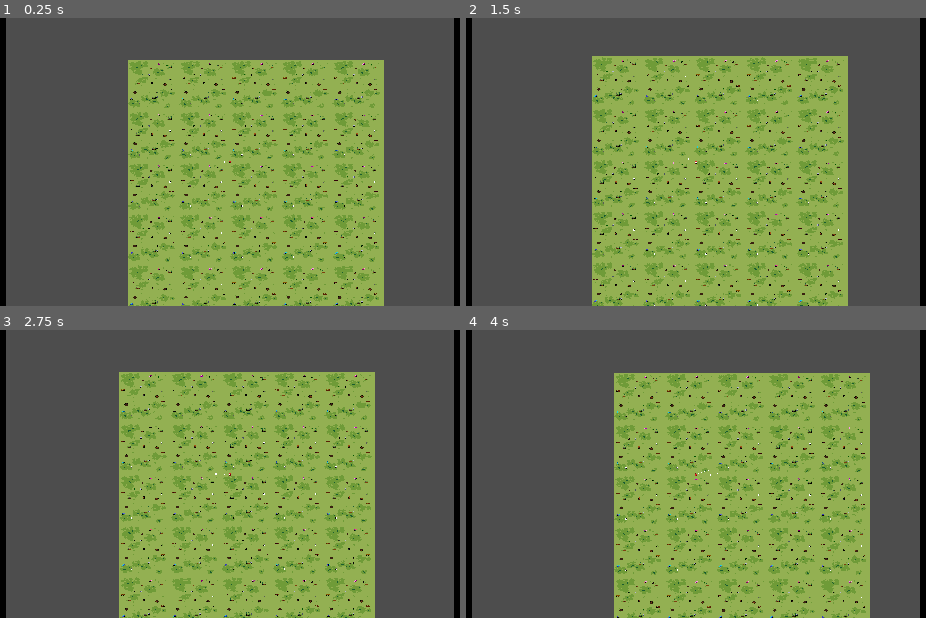
Above: before the commit, frames 1-4 (two rows, left to right).
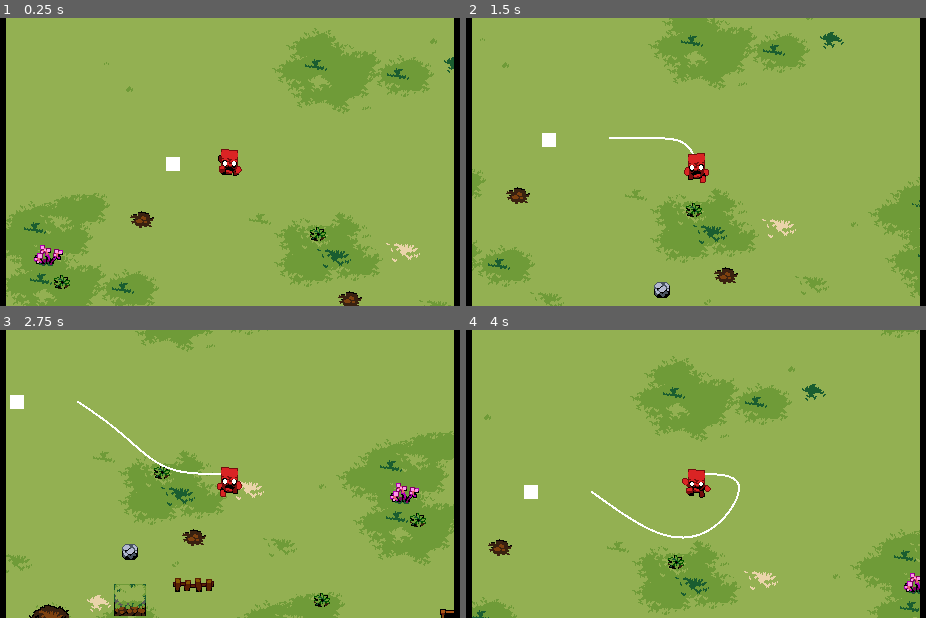
Above: after the commit, the same moments.

Repository: elementary-luke/GMTK2025
Game: Godot game, scene res://scenes/main.tscn
Two runs of this game, one before a commit and one after it. Both use one fixed random seed, a clock stepped at 60 frames per second and the inputs below. The engine's default icon, where the game draws it, is replaced by a stand-in: a white triangle on a blue panel in a dark square.
Inputs:
- Up to frame 1 (0.25 s): no input
- Up to frame 2 (1.5 s): hold Right (right) 0.53-1.28 s; hold Space (main_action) 0.53-1.28 s; hold Down (down) from 1.28 s (still down); tap Space (main_action) at 1.35 s
- Up to frame 3 (2.75 s): release Down (down) at 2.03 s; hold Right (right) from 2.03 s (still down); hold Space (main_action) from 2.03 s (still down)
- Up to frame 4 (4 s): release Right (right) at 2.78 s; release Space (main_action) at 2.78 s; hold Up (up) 2.78-3.53 s; tap Space (main_action) at 2.85 s; hold Left (left) from 3.53 s (still down); hold Space (main_action) from 3.53 s (still down)

The runs differ from the first frame. In frame 1, 64% of the frame differs, in the area x 1-99%, y 0-100%; in frame 2, 64%; in frame 3, 65%; in frame 4, 66%.

Commit message:
ee

Diff:
--- a/scenes/main.tscn
+++ b/scenes/main.tscn
@@ -96,7 +96,6 @@
 script = ExtResource("1_0wfyh")
 
 [node name="Camera2D" type="Camera2D" parent="Player"]
-zoom = Vector2(0.1, 0.1)
 
 [node name="Sprite2D" type="AnimatedSprite2D" parent="Player"]
 sprite_frames = SubResource("SpriteFrames_a8y0u")
--- a/scripts/map_generator.gd
+++ b/scripts/map_generator.gd
@@ -1,9 +1,11 @@
 extends Node2D
 
-@export var room_scene = preload("res://scenes/rooms/room1.tscn")
+var room_scene : PackedScene
 @export var room_size := Vector2i(512, 512)
 @export var generation_radius := 2  # Adjust as needed
 @export var cleanup_radius := 3     # Adjust as needed
+
+var room_num = 3
 
 var spawned_rooms := {}
 var last_room := Vector2i(-9999, -9999)  # ensure first spawn triggers
@@ -28,6 +30,15 @@
 				spawn_room(coords)
 
 func spawn_room(coords: Vector2i):
+	var rand = randi_range(1, room_num)
+
+	if rand == 1:
+		room_scene = preload("res://scenes/rooms/room1.tscn")
+	if rand == 2:
+		room_scene = preload("res://scenes/rooms/room2.tscn")
+	if rand == 3:
+		room_scene = preload("res://scenes/rooms/room3.tscn")
+
 	var room = room_scene.instantiate()
 	room.position = coords * room_size
 	add_child(room)
--- a/scripts/player.gd
+++ b/scripts/player.gd
@@ -1,7 +1,7 @@
 extends CharacterBody2D
 
 var move = Vector2(0.0, 0.0)
-var speed = 20.0
+var speed = 2.0
 var segments = []
 var player_correction = Vector2(0, 0)
 var last = Vector2(0, 0)
